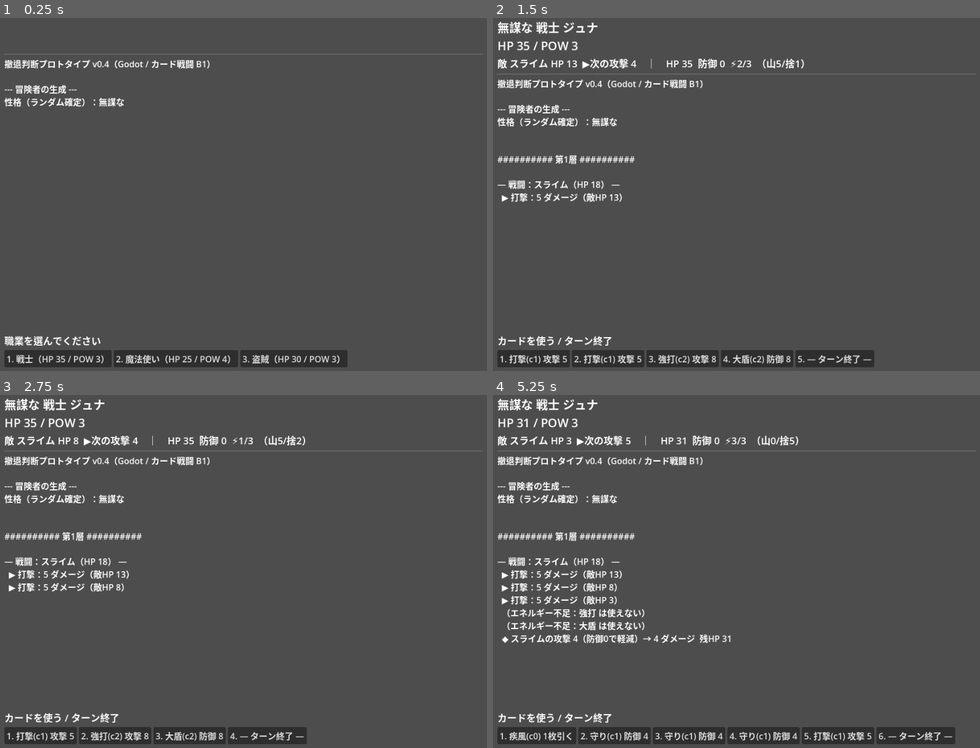
Above: before the commit, frames 1-4 (two rows, left to right).
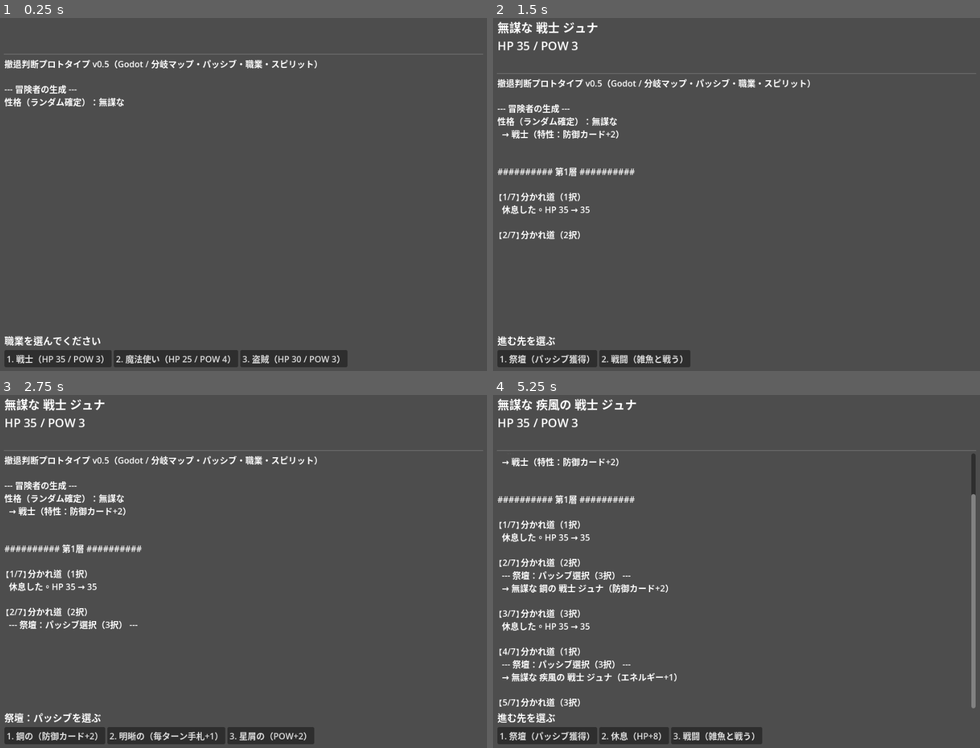
Above: after the commit, the same moments.

Repository: bakery48/rogue-lite
Game: Godot game, scene res://Main.tscn
The game is run twice, just before and just after one commit, with the same random seed, the same clock (stepped at 60 frames per second) and the same inputs.
Inputs (mouse positions are in pixels of both pictures, inside the frame that each line leads up to):
- Up to frame 1 (0.25 s): no input
- Up to frame 2 (1.5 s): click "1. 戦士（HP 35 / POW 3）" at 0.5 s; click "1. 打撃(c1) 攻撃 5" (after the commit: "1. 休息（HP+8）") at 1.25 s
- Up to frame 3 (2.75 s): click (53, 733) at 2 s, where only the run after the commit has a clickable "1. 祭壇（パッシブ獲得）"
- Up to frame 4 (5.25 s): click (546, 733) at 2.75 s, where only the run after the commit has a clickable "1. 鋼の（防御カード+2）"; click (531, 733) at 3.5 s, where only the run before the commit has a clickable "1. 強打(c2) 攻撃 8"; click "2. 大盾(c2) 防御 8" (after the commit: "1. 祭壇（パッシブ獲得）") at 4.25 s; click (653, 733) at 5 s, where only the run after the commit has a clickable "2. 疾風の（エネルギー+1）"

The runs differ from the first frame. In frame 1, 0.4% of the frame differs, in the area x 21-66%, y 11-15%; in frame 2, 6.1%; in frame 3, 5.3%; in frame 4, 10%, in the area x 0-100%, y 1-99%.

Commit message:
戦闘B2〜B5: 分岐マップ／パッシブ／職業別デッキ／スピリットのカード化
B2 層＝7アクションの分岐マップ
- 各ステップで1〜3択(戦闘/休息/祭壇/探索)、最後のアクションは層のボス戦
- 雑魚敵は層でスケール(MINOR_ARCHETYPES＋層係数)、ボスはLAYER_ENEMIES
- resolve_layer を resolve_battle(adv, enemy) に一般化(雑魚/ボス共通)

B3 パッシブ(祭壇で獲得)
- choose_enchant を choose_passive に置換。効果は field(pow/block/attack/energy/draw)
  ごとに累積、通り名(形容詞)は最新1つだけ表示名に乗る
- 戦闘は accumulator を参照(攻撃=POW+値+attack_bonus、防御=値+block_bonus、
  手札=HAND_SIZE+draw_bonus、E=ENERGY+energy_bonus)

B4 職業別デッキ＆特性
- 戦士(防御カード+2/重装デッキ)、魔法使い(攻撃+1/魔弾・集中デッキ)、
  盗賊(手札+1/短剣・疾風デッキ)。カードに魔弾・短剣・集中を追加

B5 スピリットのカード化
- 探索ノードと層開始時の加勢で、墓地の故人(名前つき)または「さまよう魂」を
  攻撃カードとしてデッキに追加。card_defs で動的カードを管理
- 墓地記録に name/pow を追加

Godot 4.3 headless で全ノード種・パッシブ累積・職業デッキ・スピリット両経路を確認。

Co-Authored-By: Claude Opus 4.8 <noreply@anthropic.com>
Claude-Session: https://claude.ai/code/session_0147rnBqQBugQv7SX3oL6rSs

Diff:
--- a/godot/config.gd
+++ b/godot/config.gd
@@ -1,23 +1,27 @@
 # 数値・定義の集約ファイル（Godot版）。
 #
 # バランス調整はこのファイルだけを編集する。
-# 性格・エンチャント・職業・カード・敵は、配列/辞書に1行足すだけで追加できる。
+# 性格・パッシブ・職業・カード・敵は、配列/辞書に1行足すだけで追加できる。
 extends RefCounted
 
 # ---- 基本パラメータ ----
-const INITIAL_HP := 30            # 冒険者の基準HP（カード戦闘用に大きめ）
+const INITIAL_HP := 30            # 冒険者の基準HP
 const INITIAL_POW := 3            # 冒険者の基準POW（攻撃カードの基礎値）
 
 const HP_RECOVER_PER_LAYER := 5   # 層クリアごとのHP回復量
 const MAX_LAYER := 5              # 最終層。ここをクリアするとラン終了
 
+# ---- 層の分岐マップ（B2） ----
+const ACTIONS_PER_LAYER := 7      # 1層のアクション数。最後の1つは層のボス戦
+const REST_HEAL := 8              # 休息ノードの回復量（最大HPまで）
+
 # ---- カード戦闘 ----
-const ENERGY_PER_TURN := 3        # 毎ターンのエネルギー
-const HAND_SIZE := 5              # 毎ターン引く手札の枚数
+const ENERGY_PER_TURN := 3        # 毎ターンのエネルギー（職業/パッシブで増える）
+const HAND_SIZE := 5              # 毎ターン引く手札の枚数（職業/パッシブで増える）
 
 # カード定義。
-#   type "attack" … ダメージ = POW + value
-#   type "block"  … 防御 = value
+#   type "attack" … ダメージ = POW + value (+ 攻撃パッシブ)
+#   type "block"  … 防御 = value (+ 防御パッシブ)
 #   type "draw"   … value 枚引く
 const CARDS := {
 	"打撃": {"cost": 1, "type": "attack", "value": 2},
@@ -25,46 +29,62 @@
 	"守り": {"cost": 1, "type": "block",  "value": 4},
 	"大盾": {"cost": 2, "type": "block",  "value": 8},
 	"疾風": {"cost": 0, "type": "draw",   "value": 1},
+	"魔弾": {"cost": 2, "type": "attack", "value": 6},   # 魔法使い
+	"短剣": {"cost": 0, "type": "attack", "value": 1},   # 盗賊
+	"集中": {"cost": 1, "type": "draw",   "value": 2},   # 魔法使い
 }
 
-# 初期デッキ（B1では職業共通の汎用デッキ。職業別はB4で）
-const STARTING_DECK := [
-	"打撃", "打撃", "打撃", "打撃",
-	"強打",
-	"守り", "守り", "守り",
-	"大盾",
-	"疾風",
-]
+# ---- スピリット（カード化・B5） ----
+const SPIRIT_APPEAR_RATE := 0.50  # 層開始時、その層の墓地から1体が加勢する確率
+const SPIRIT_CARD_VALUE := 5      # スピリットカードの攻撃値（ダメージ = POW + これ）
 
-# 層ごとの敵。hp と attacks（毎ターンの攻撃をターン順に巡回）。
+# ---- 層のボス敵（各層の最後のアクション） ----
 const LAYER_ENEMIES := {
-	1: {"name": "スライム",   "hp": 18, "attacks": [4, 5, 4]},
-	2: {"name": "ゴブリン",   "hp": 26, "attacks": [5, 6, 5, 8]},
-	3: {"name": "オーガ",     "hp": 34, "attacks": [6, 8, 6, 10]},
-	4: {"name": "ワイバーン", "hp": 46, "attacks": [8, 9, 11, 9]},
-	5: {"name": "層の主",     "hp": 60, "attacks": [9, 11, 13, 11, 16]},
+	1: {"name": "スライム王",   "hp": 22, "attacks": [4, 5, 4]},
+	2: {"name": "ゴブリン長",   "hp": 30, "attacks": [5, 6, 5, 8]},
+	3: {"name": "オーガ",       "hp": 38, "attacks": [6, 8, 6, 10]},
+	4: {"name": "ワイバーン",   "hp": 50, "attacks": [8, 9, 11, 9]},
+	5: {"name": "層の主",       "hp": 64, "attacks": [9, 11, 13, 11, 16]},
 }
 
-# ---- スピリット（墓地の再出現） ----
-const SPIRIT_APPEAR_RATE := 0.40  # その層の墓地から1体選び、出現する確率
-const SPIRIT_POW_BONUS := 1       # 出現時のPOW上昇（そのラン中永続。B5でカード化予定）
+# ---- 雑魚敵（戦闘ノード。層で強くなる） ----
+const MINOR_ARCHETYPES := [
+	{"name": "コウモリ",     "hp": 7,  "atk": 3},
+	{"name": "骸骨兵",       "hp": 10, "atk": 3},
+	{"name": "ゴブリン斥候", "hp": 9,  "atk": 4},
+]
+const MINOR_HP_PER_LAYER := 4
+const MINOR_ATK_PER_LAYER := 1
 
 # ---- 永続化ファイル（user:// 以下に保存） ----
 const GRAVEYARD_FILE := "graveyard.json"
 const RUNS_CSV_FILE := "runs.csv"
 
-# ---- 職業 ----
-# 基準HP/POWからの配分差(mod)。職業別デッキ/能力はB4で追加予定。
+# ---- 職業（B4） ----
+# 基準からの配分差(mod) ＋ 常時特性(bonus) ＋ 初期デッキ。
+#   block_bonus  … 防御カードの防御量に加算
+#   attack_bonus … 攻撃カードのダメージに加算
+#   draw_bonus   … 毎ターン引く枚数に加算
+#   energy_bonus … 毎ターンのエネルギーに加算
 const JOBS := [
-	{"name": "戦士",     "hp_mod": 5,  "pow_mod": 0},   # HP35 / POW3
-	{"name": "魔法使い", "hp_mod": -5, "pow_mod": 1},   # HP25 / POW4
-	{"name": "盗賊",     "hp_mod": 0,  "pow_mod": 0},   # HP30 / POW3
+	{"name": "戦士", "hp_mod": 5, "pow_mod": 0,
+	 "block_bonus": 2, "attack_bonus": 0, "draw_bonus": 0, "energy_bonus": 0,
+	 "trait": "防御カード+2", "deck": [
+		"打撃", "打撃", "打撃", "打撃", "強打", "強打", "守り", "守り", "大盾", "大盾"]},
+	{"name": "魔法使い", "hp_mod": -5, "pow_mod": 1,
+	 "block_bonus": 0, "attack_bonus": 1, "draw_bonus": 0, "energy_bonus": 0,
+	 "trait": "攻撃カード+1", "deck": [
+		"打撃", "打撃", "打撃", "魔弾", "魔弾", "強打", "集中", "守り", "守り", "疾風"]},
+	{"name": "盗賊", "hp_mod": 0, "pow_mod": 0,
+	 "block_bonus": 0, "attack_bonus": 0, "draw_bonus": 1, "energy_bonus": 0,
+	 "trait": "毎ターン手札+1", "deck": [
+		"打撃", "打撃", "打撃", "短剣", "短剣", "守り", "守り", "疾風", "疾風", "疾風"]},
 ]
 
 # ---- 性格 ----
-# メリット/デメリットを対で持たせる。
-#   ※ fail_damage_bonus / reroll_on_fail はダイス時代の名残で、カード戦闘では現在未使用。
-#     カード用の効果はB以降で貼り替える。
+# enchant_choices … 祭壇で提示されるパッシブの数
+# retreat_needs_half_hp … 撤退時HPが半分以下だと記録失敗
+#   ※ fail_damage_bonus / reroll_on_fail / pow_gain_interval はダイス時代の名残で現在未使用。
 const PERSONALITIES := [
 	{"name": "シャイな",       "hp_bonus": 0, "pow_bonus": 1,
 	 "enchant_choices": 2, "pow_gain_interval": 1,
@@ -84,15 +104,15 @@
 	 "retreat_needs_half_hp": true},
 ]
 
-# ---- エンチャント ----
-# 形容詞の付け替え(改名)を見るのが目的。今はPOW +1。B3でパッシブ効果に発展。
-const ENCHANTMENTS := [
-	{"adjective": "火炎の", "pow": 1},
-	{"adjective": "静寂の", "pow": 1},
-	{"adjective": "鋼の",   "pow": 1},
-	{"adjective": "疾風の", "pow": 1},
-	{"adjective": "深淵の", "pow": 1},
-	{"adjective": "星屑の", "pow": 1},
+# ---- パッシブ（祭壇で獲得・B3） ----
+# 効果は field/amount で累積。通り名(adjective)は最新1つだけが表示名に乗る。
+const PASSIVES := [
+	{"adjective": "剛力の", "field": "pow",    "amount": 1, "desc": "POW+1"},
+	{"adjective": "鋼の",   "field": "block",  "amount": 2, "desc": "防御カード+2"},
+	{"adjective": "烈火の", "field": "attack", "amount": 1, "desc": "攻撃カード+1"},
+	{"adjective": "疾風の", "field": "energy", "amount": 1, "desc": "エネルギー+1"},
+	{"adjective": "明晰の", "field": "draw",   "amount": 1, "desc": "毎ターン手札+1"},
+	{"adjective": "星屑の", "field": "pow",    "amount": 2, "desc": "POW+2"},
 ]
 
 # ---- 人名 ----
--- a/godot/main.gd
+++ b/godot/main.gd
@@ -40,7 +40,7 @@
 
 	graveyard = _load_graveyard()
 
-	log_line("撤退判断プロトタイプ v0.4（Godot / カード戦闘 B1）")
+	log_line("撤退判断プロトタイプ v0.5（Godot / 分岐マップ・パッシブ・職業・スピリット）")
 	await run_game()
 
 
@@ -142,6 +142,7 @@
 	var job = Cfg.JOBS[idx]
 
 	var max_hp = Cfg.INITIAL_HP + job.hp_mod + personality.hp_bonus
+	log_line("  → %s（特性：%s）" % [job.name, job.trait])
 	return {
 		"personality": personality,
 		"job": job,
@@ -150,7 +151,14 @@
 		"hp": max_hp,
 		"max_hp": max_hp,
 		"pow": Cfg.INITIAL_POW + job.pow_mod + personality.pow_bonus,
-		"deck": Cfg.STARTING_DECK.duplicate(),  # ランを通して持つデッキ（B1は職業共通）
+		# デッキとカード定義（スピリットで動的に増える）
+		"deck": job.deck.duplicate(),
+		"card_defs": Cfg.CARDS.duplicate(true),
+		# 累積する戦闘ボーナス（職業特性＋パッシブ）
+		"block_bonus": int(job.block_bonus),
+		"attack_bonus": int(job.attack_bonus),
+		"draw_bonus": int(job.draw_bonus),
+		"energy_bonus": int(job.energy_bonus),
 	}
 
 
@@ -158,30 +166,29 @@
 # 戦闘解決（カード制）
 # ---------------------------------------------------------------------------
 
-func resolve_layer(adv: Dictionary, layer_num: int) -> bool:
-	# 1層＝1戦闘（B1）。戻り値: 全滅したら false、敵を倒したら true。
-	var edef = Cfg.LAYER_ENEMIES[layer_num]
-	var enemy = {"name": edef.name, "hp": edef.hp, "attacks": edef.attacks, "turn": 0}
-
-	# 戦闘中だけ使う一時状態
+func resolve_battle(adv: Dictionary, enemy: Dictionary) -> bool:
+	# カード戦闘。戻り値: 全滅したら false、敵を倒したら true。
+	# enemy は {name, hp, attacks, turn} の辞書（雑魚もボスも共通）。
 	var draw_pile: Array = adv.deck.duplicate()
 	draw_pile.shuffle()
 	var hand: Array = []
 	var discard: Array = []
 	var block := 0
 	var energy := 0
+	var hand_size = Cfg.HAND_SIZE + adv.draw_bonus
+	var energy_max = Cfg.ENERGY_PER_TURN + adv.energy_bonus
 
 	log_line("\n― 戦闘：%s（HP %d） ―" % [enemy.name, enemy.hp])
 
 	while true:
 		# ターン開始：防御リセット、エネルギー回復、手札を引く
 		block = 0
-		energy = Cfg.ENERGY_PER_TURN
-		_draw_cards(draw_pile, hand, discard, Cfg.HAND_SIZE - hand.size())
+		energy = energy_max
+		_draw_cards(adv, draw_pile, hand, discard, hand_size - hand.size())
 
 		# プレイヤーのターン
 		while true:
-			_update_combat_status(adv, enemy, block, energy, draw_pile, discard)
+			_update_combat_status(adv, enemy, block, energy, energy_max, draw_pile, discard)
 			var labels := []
 			for card_name in hand:
 				labels.append(_card_label(adv, card_name))
@@ -192,7 +199,7 @@
 				break  # ターン終了
 
 			var cn: String = hand[idx]
-			var c = Cfg.CARDS[cn]
+			var c = adv.card_defs[cn]
 			if c.cost > energy:
 				log_line("  （エネルギー不足：%s は使えない）" % cn)
 				continue
@@ -200,14 +207,15 @@
 			hand.remove_at(idx)
 			match c.type:
 				"attack":
-					var dmg = adv.pow + c.value
+					var dmg = adv.pow + c.value + adv.attack_bonus
 					enemy.hp -= dmg
 					log_line("  ▶ %s：%d ダメージ（敵HP %d）" % [cn, dmg, max(enemy.hp, 0)])
 				"block":
-					block += c.value
-					log_line("  ▶ %s：防御 +%d（防御 %d）" % [cn, c.value, block])
+					var b = c.value + adv.block_bonus
+					block += b
+					log_line("  ▶ %s：防御 +%d（防御 %d）" % [cn, b, block])
 				"draw":
-					var got = _draw_cards(draw_pile, hand, discard, c.value)
+					var got = _draw_cards(adv, draw_pile, hand, discard, c.value)
 					log_line("  ▶ %s：%d枚引いた" % [cn, got])
 			discard.append(cn)
 			if enemy.hp <= 0:
@@ -231,7 +239,7 @@
 	return false  # 到達しない（while true）。型解決のための保険。
 
 
-func _draw_cards(draw_pile: Array, hand: Array, discard: Array, n: int) -> int:
+func _draw_cards(adv: Dictionary, draw_pile: Array, hand: Array, discard: Array, n: int) -> int:
 	# 山札から n 枚 hand へ。尽きたら捨札を再シャッフルして山札に戻す。
 	var got := 0
 	for _i in range(n):
@@ -247,52 +255,128 @@
 
 
 func _card_label(adv: Dictionary, card_name: String) -> String:
-	var c = Cfg.CARDS[card_name]
+	var c = adv.card_defs[card_name]
 	var desc := ""
 	match c.type:
 		"attack":
-			desc = "攻撃 %d" % (adv.pow + c.value)
+			desc = "攻撃 %d" % (adv.pow + c.value + adv.attack_bonus)
 		"block":
-			desc = "防御 %d" % c.value
+			desc = "防御 %d" % (c.value + adv.block_bonus)
 		"draw":
 			desc = "%d枚引く" % c.value
+	if c.get("spirit", false):
+		return "《%s》(c%d) %s" % [card_name, c.cost, desc]
 	return "%s(c%d) %s" % [card_name, c.cost, desc]
 
 
 func _update_combat_status(adv: Dictionary, enemy: Dictionary,
-		block: int, energy: int, draw_pile: Array, discard: Array) -> void:
+		block: int, energy: int, energy_max: int, draw_pile: Array, discard: Array) -> void:
 	var intent = enemy.attacks[enemy.turn % enemy.attacks.size()]
-	combat_label.text = "敵 %s HP %d  ▶次の攻撃 %d    ｜    HP %d  防御 %d  ⚡%d/%d  （山%d/捨%d）" % [
+	combat_label.text = "敵 %s HP %d  ▶次の攻撃 %d    ｜    HP %d  防御 %d  E%d/%d  （山%d/捨%d）" % [
 		enemy.name, max(enemy.hp, 0), intent,
-		adv.hp, block, energy, Cfg.ENERGY_PER_TURN,
+		adv.hp, block, energy, energy_max,
 		draw_pile.size(), discard.size()]
 
 
 # ---------------------------------------------------------------------------
-# エンチャント
-# ---------------------------------------------------------------------------
-
-func choose_enchant(adv: Dictionary, layer_num: int) -> void:
-	var n = min(adv.personality.enchant_choices, Cfg.ENCHANTMENTS.size())
-	var pool = Cfg.ENCHANTMENTS.duplicate()
+# 層の分岐マップ（B2）
+# ---------------------------------------------------------------------------
+
+func run_layer_map(adv: Dictionary, layer_num: int) -> bool:
+	# 1層＝ACTIONS_PER_LAYER個のアクション。最後はボス戦。
+	# 戻り値: 全滅したら false、層を踏破したら true。
+	var last = Cfg.ACTIONS_PER_LAYER
+	for step in range(1, last + 1):
+		if step == last:
+			# 最後のアクション＝層のボス
+			var edef = Cfg.LAYER_ENEMIES[layer_num]
+			var boss = {"name": edef.name, "hp": edef.hp,
+				"attacks": edef.attacks, "turn": 0}
+			log_line("\n【%d/%d】ボス出現：%s" % [step, last, boss.name])
+			if not await resolve_battle(adv, boss):
+				return false
+		else:
+			# 分岐：1〜3個の行き先から選ぶ
+			var nodes = _generate_nodes()
+			var labels := []
+			for t in nodes:
+				labels.append(_node_label(t))
+			log_line("\n【%d/%d】分かれ道（%d択）" % [step, last, nodes.size()])
+			var idx = await present_choices("進む先を選ぶ", labels)
+			if not await _resolve_node(adv, nodes[idx], layer_num):
+				return false
+	return true
+
+
+func _generate_nodes() -> Array:
+	# 4種から1〜3個を重複なしで提示（1個なら強制、3個なら選択の幅が広い）。
+	var types = ["battle", "rest", "altar", "explore"]
+	types.shuffle()
+	var count = randi_range(1, 3)
+	return types.slice(0, count)
+
+
+func _node_label(t: String) -> String:
+	match t:
+		"battle":  return "戦闘（雑魚と戦う）"
+		"rest":    return "休息（HP+%d）" % Cfg.REST_HEAL
+		"altar":   return "祭壇（パッシブ獲得）"
+		"explore": return "探索（スピリットを探す）"
+	return t
+
+
+func _resolve_node(adv: Dictionary, t: String, layer_num: int) -> bool:
+	# 戻り値: 全滅したら false。それ以外 true。
+	match t:
+		"battle":
+			var enemy = _make_minor_enemy(layer_num)
+			return await resolve_battle(adv, enemy)
+		"rest":
+			var before = adv.hp
+			adv.hp = min(adv.hp + Cfg.REST_HEAL, adv.max_hp)
+			log_line("  休息した。HP %d → %d" % [before, adv.hp])
+			update_header(adv)
+		"altar":
+			await choose_passive(adv)
+		"explore":
+			_find_spirit_card(adv, layer_num)
+	return true
+
+
+func _make_minor_enemy(layer_num: int) -> Dictionary:
+	var arch = Cfg.MINOR_ARCHETYPES[randi() % Cfg.MINOR_ARCHETYPES.size()]
+	var hp = arch.hp + layer_num * Cfg.MINOR_HP_PER_LAYER
+	var atk = arch.atk + (layer_num - 1) * Cfg.MINOR_ATK_PER_LAYER
+	return {"name": arch.name, "hp": hp,
+		"attacks": [atk, atk + 1, atk], "turn": 0}
+
+
+# ---------------------------------------------------------------------------
+# 祭壇：パッシブ獲得（B3）
+# ---------------------------------------------------------------------------
+
+func choose_passive(adv: Dictionary) -> void:
+	var n = min(adv.personality.enchant_choices, Cfg.PASSIVES.size())
+	var pool = Cfg.PASSIVES.duplicate()
 	pool.shuffle()
 	var options = pool.slice(0, n)
 
-	log_line("\n--- エンチャント選択（%d択） ---" % n)
+	log_line("  --- 祭壇：パッシブ選択（%d択） ---" % n)
 	var labels := []
 	for e in options:
-		labels.append("%s（POW +%d）" % [e.adjective, e.pow])
-	var idx = await present_choices("エンチャントを選んでください", labels)
+		labels.append("%s（%s）" % [e.adjective, e.desc])
+	var idx = await present_choices("祭壇：パッシブを選ぶ", labels)
 	var chosen = options[idx]
 
-	adv.adjective = chosen.adjective  # 形容詞は常に上書き
-
-	var interval = adv.personality.pow_gain_interval
-	if layer_num % interval == 0:
-		adv.pow += chosen.pow
-		log_line("  → %s（POW +%d）" % [display_name(adv), chosen.pow])
-	else:
-		log_line("  → %s（この層ではPOWは上がらない）" % display_name(adv))
+	# 通り名（形容詞）は常に最新1つで上書き。効果は field ごとに累積。
+	adv.adjective = chosen.adjective
+	match chosen.field:
+		"pow":    adv.pow += chosen.amount
+		"block":  adv.block_bonus += chosen.amount
+		"attack": adv.attack_bonus += chosen.amount
+		"energy": adv.energy_bonus += chosen.amount
+		"draw":   adv.draw_bonus += chosen.amount
+	log_line("  → %s（%s）" % [display_name(adv), chosen.desc])
 	update_header(adv)
 
 
@@ -323,26 +407,50 @@
 # ---------------------------------------------------------------------------
 
 func try_spirit_appearance(adv: Dictionary, layer: int) -> bool:
-	# その層の墓地から1体だけ抽選し、確率で出現。何体増えても出現は1体まで。
+	# 層開始時、その層の墓地から1体だけ抽選し、確率で加勢（スピリットカード化）。
 	var key = str(layer)
 	if not graveyard.has(key) or graveyard[key].is_empty():
 		return false
+	if randf() >= Cfg.SPIRIT_APPEAR_RATE:
+		return false
 	var cards = graveyard[key]
 	var card = cards[randi() % cards.size()]
-	if randf() >= Cfg.SPIRIT_APPEAR_RATE:
-		return false
-	adv.pow += Cfg.SPIRIT_POW_BONUS
-	log_line("◆ %sが加勢した（POW +%d）" % [card.display_name, Cfg.SPIRIT_POW_BONUS])
+	log_line("\n◆ 過去の魂が加勢した：%s" % card.get("display_name", "さまよう魂"))
+	_add_spirit_card(adv, card.get("name", "魂"), Cfg.SPIRIT_CARD_VALUE)
 	return true
 
 
+func _find_spirit_card(adv: Dictionary, layer: int) -> void:
+	# 探索ノード：墓地に縁があればその魂、無ければ「さまよう魂」をデッキへ。
+	var key = str(layer)
+	var label := "さまよう魂"
+	if graveyard.has(key) and not graveyard[key].is_empty():
+		var cards = graveyard[key]
+		var card = cards[randi() % cards.size()]
+		label = card.get("name", "さまよう魂")
+		log_line("  探索で魂を見つけた：%s" % card.get("display_name", label))
+	else:
+		log_line("  探索で さまよう魂 を見つけた")
+	_add_spirit_card(adv, label, Cfg.SPIRIT_CARD_VALUE)
+
+
+func _add_spirit_card(adv: Dictionary, spirit_name: String, value: int) -> void:
+	# スピリットカードをデッキとカード定義に加える（そのラン限定）。
+	adv.card_defs[spirit_name] = {
+		"cost": 1, "type": "attack", "value": value, "spirit": true}
+	adv.deck.append(spirit_name)
+	log_line("  → スピリットカード《%s》がデッキに加わった（攻撃 POW+%d）" % [spirit_name, value])
+
+
 func record_spirit(adv: Dictionary, layer: int) -> void:
-	# 撤退・クリア時に冒険者をスピリットカードとして墓地に追加（上限なし）。
+	# 撤退・クリア時に冒険者をスピリットとして墓地に追加（上限なし）。
 	var key = str(layer)
 	if not graveyard.has(key):
 		graveyard[key] = []
 	graveyard[key].append({
 		"display_name": display_name(adv),
+		"name": adv.name,
+		"pow": adv.pow,
 		"layer": layer,
 		"job": adv.job.name,
 	})
@@ -364,12 +472,12 @@
 		log_line("\n\n########## 第%d層 ##########" % layer_num)
 		update_header(adv)
 
-		# a. スピリット抽選（その層の墓地から1体だけ）
+		# a. スピリット抽選（その層の墓地から1体だけ、カード化して加勢）
 		if try_spirit_appearance(adv, layer_num):
 			spirit_appearances += 1
 
-		# b. 戦闘を解決（カード制）
-		var survived = await resolve_layer(adv, layer_num)
+		# b. 7アクションの分岐マップ（戦闘/休息/祭壇/探索 → 最後はボス）
+		var survived = await run_layer_map(adv, layer_num)
 		update_header(adv)
 		if not survived:
 			ending = "death"
@@ -377,12 +485,9 @@
 
 		# d. HP回復
 		adv.hp += Cfg.HP_RECOVER_PER_LAYER
-		log_line("\n第%d層突破。HP +%d → 残HP %d" % [
+		log_line("\n第%d層 踏破。HP +%d → 残HP %d" % [
 			layer_num, Cfg.HP_RECOVER_PER_LAYER, adv.hp])
 		update_header(adv)
-
-		# e. エンチャント
-		await choose_enchant(adv, layer_num)
 
 		# 最終層クリアなら自動的にラン終了
 		if layer_num == Cfg.MAX_LAYER:
